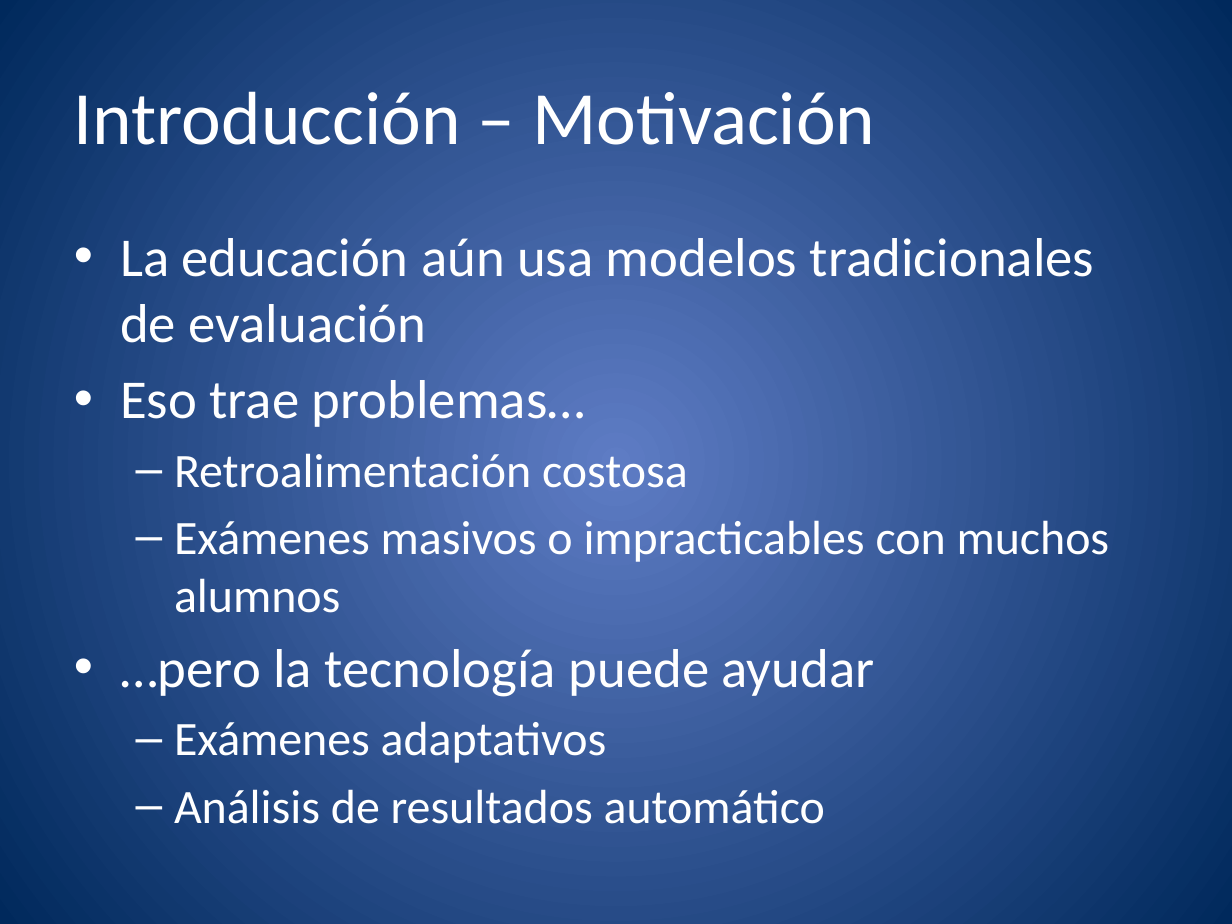
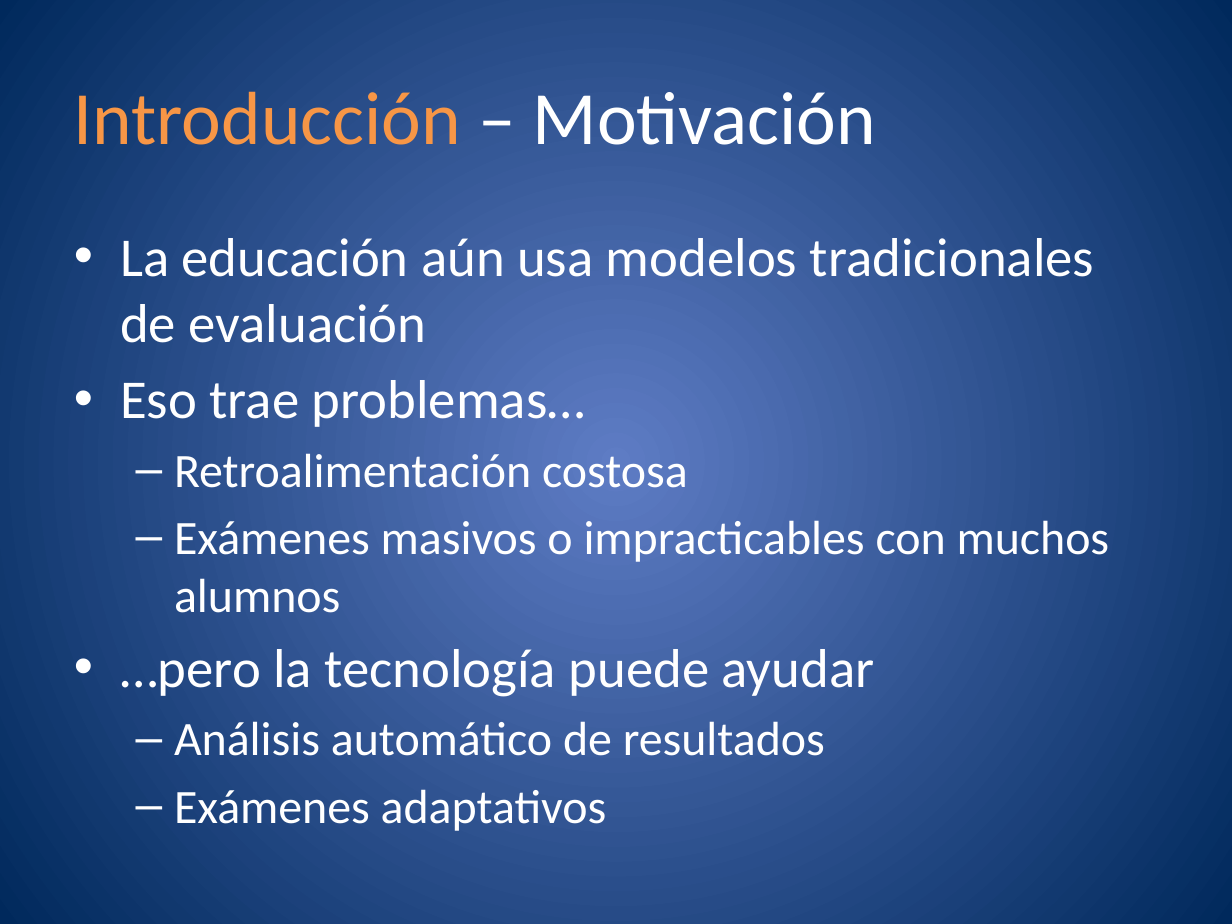
Before and after one commit to molins/TFG, a slide deck: slide 4 of presentacion/TFG.pptx. Drawn at 1232x924 pixels with LibreOffice and Linux fonts; fonts in the diff are those of the drawing. Boxes give left, top, right and bottom in pixels: in the first picture for what was removed or moved away, otherwise in the second. Text is boxed around its words. In the diff, an @@ line names an element or a change of style, - is before the commit and + after.

```diff
--- a/presentacion/TFG.pptx
+++ b/presentacion/TFG.pptx
@@ title "Introducción – Motivación" at [74, 91, 876, 145]: text colour #FFFFFF to #F79646 in "Introducción" @@
@@ text at [174, 721, 825, 756]: paragraph added @@
+  – Análisis automático de resultados
@@ text at [174, 789, 825, 824]: paragraph removed @@
-  – Análisis de resultados automático
```
Also in this commit, not shown: 33 other slides changed, 3 slides added, 1 slide removed, 4 other files.
